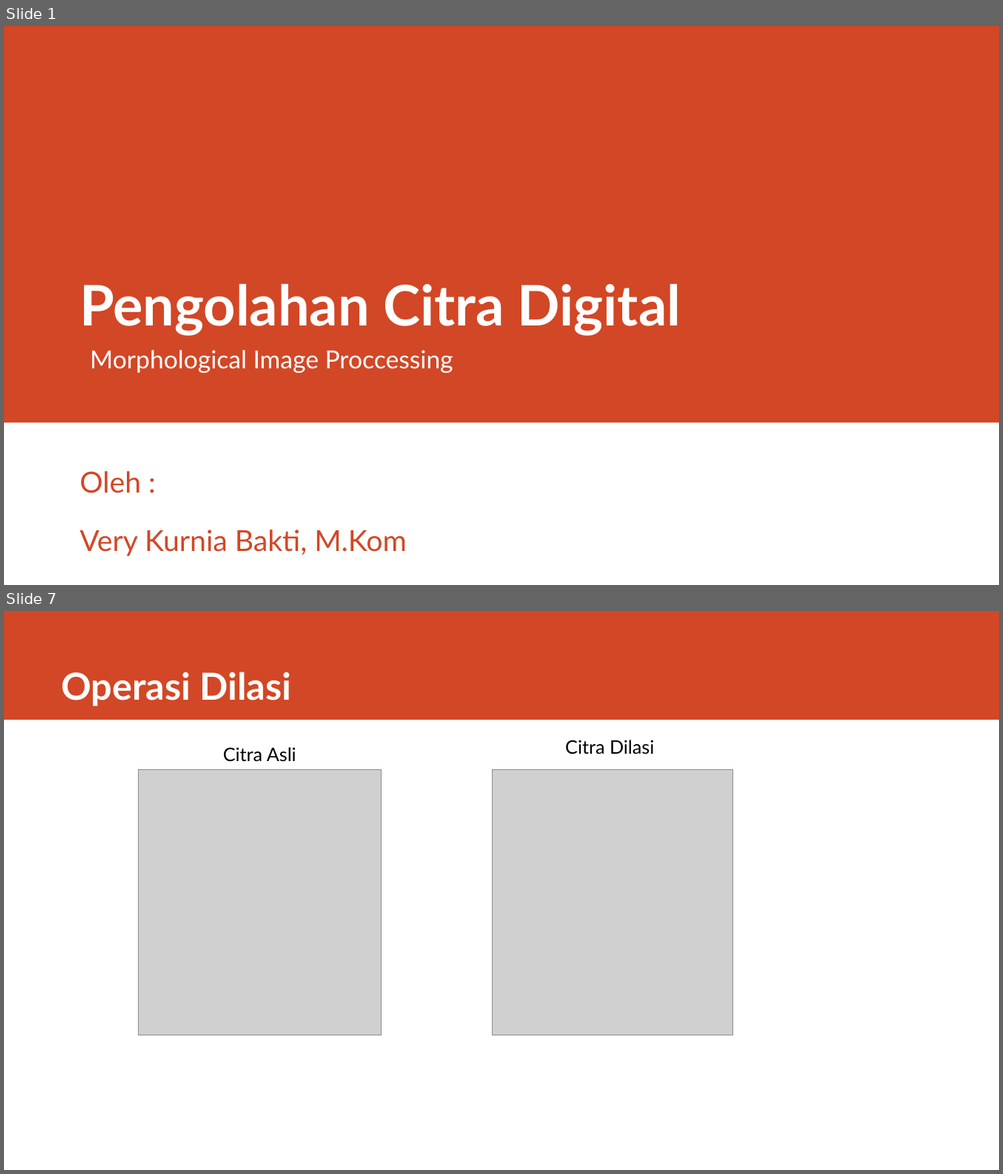
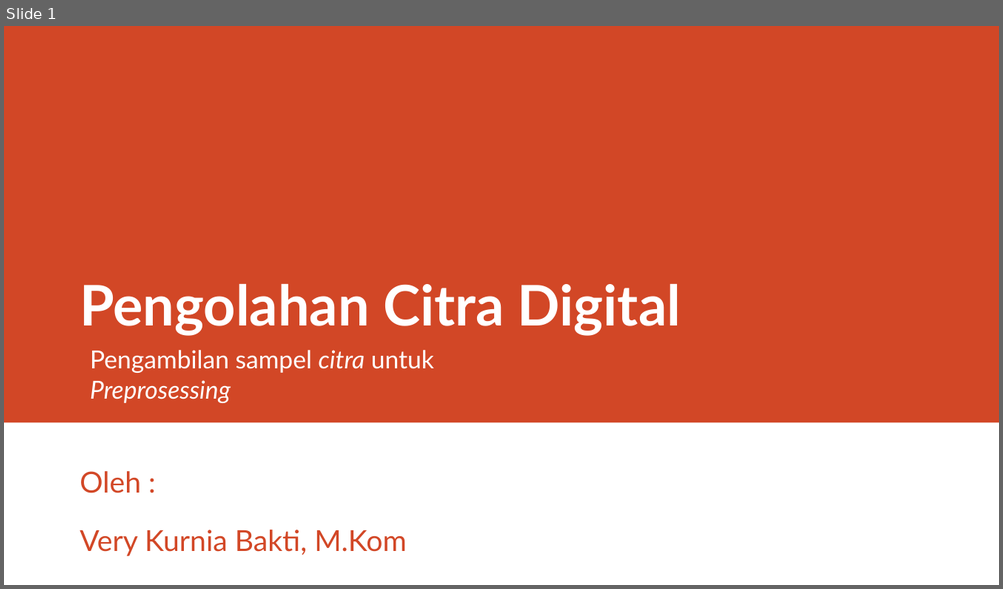
Before and after one commit to rizalarfani/Pengolahan-Citra-Digital-PCD-, a slide deck: Materi/Morphological Image Proccessing.pptx. Shown one above the other, each under a label of ours: slides 1 and 7 before the commit, slide 1 after it; the slides between them are not shown. The pictures are 1003x1174 and 1003x589 pixels, drawn with LibreOffice and Linux fonts; fonts in the diff are those of the drawing; grey boxes stand for pictures. Boxes give left, top, right and bottom in pixels: in the first picture for what was removed or moved away, otherwise in the second. Text is boxed around its words. In the diff, an @@ line names an element or a change of style, - is before the commit and + after.

Commit message:
add: materi pengambilan sampel dataset ppt

```diff
--- a/Materi/Morphological Image Proccessing.pptx
+++ b/Materi/Morphological Image Proccessing.pptx
@@ slide 7 removed at box(4, 611, 999, 1170), background #FFFFFF @@
@@ rectangle removed at box(4, 611, 999, 720) @@
@@ title removed at box(61, 672, 291, 706) @@
-Operasi Dilasi
@@ text removed at box(565, 740, 654, 755) @@
-Citra Dilasi
@@ text removed at box(223, 747, 296, 762) @@
-Citra Asli
@@ picture removed at box(138, 770, 381, 1036) @@
@@ picture removed at box(492, 770, 732, 1036) @@
@@ slide 1 changed as well @@
@@ text at box(90, 350, 434, 403): text changed @@
-Morphological Image Proccessing
+Pengambilan sampel citra untuk Preprosessing
```
Also in this commit, not shown: 1 other slide changed, 11 slides added, 12 other slides removed, 13 other files.
